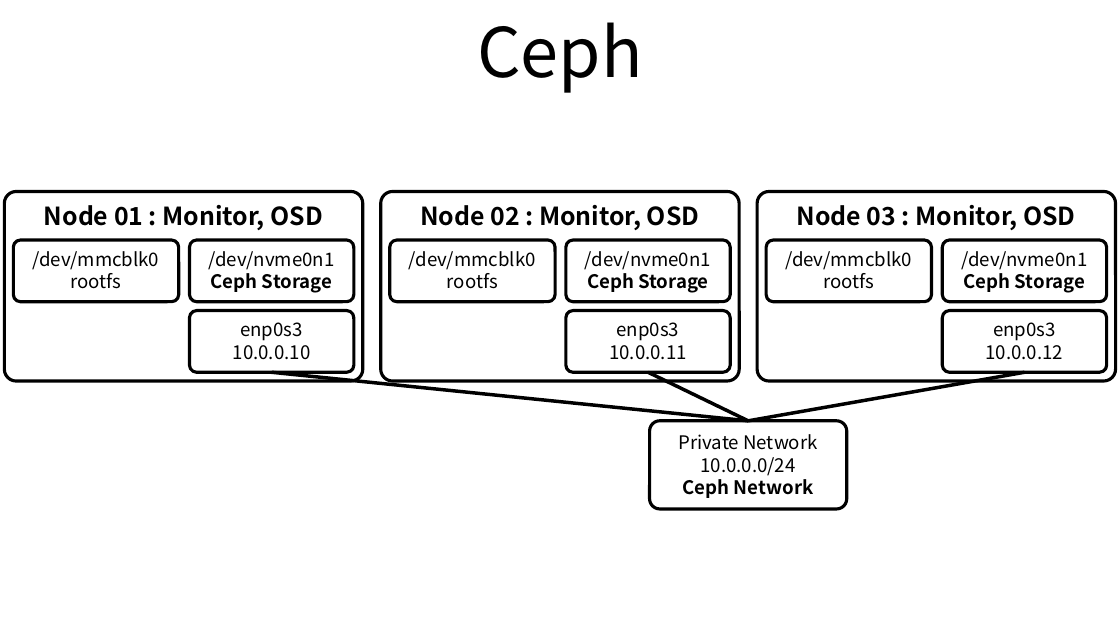
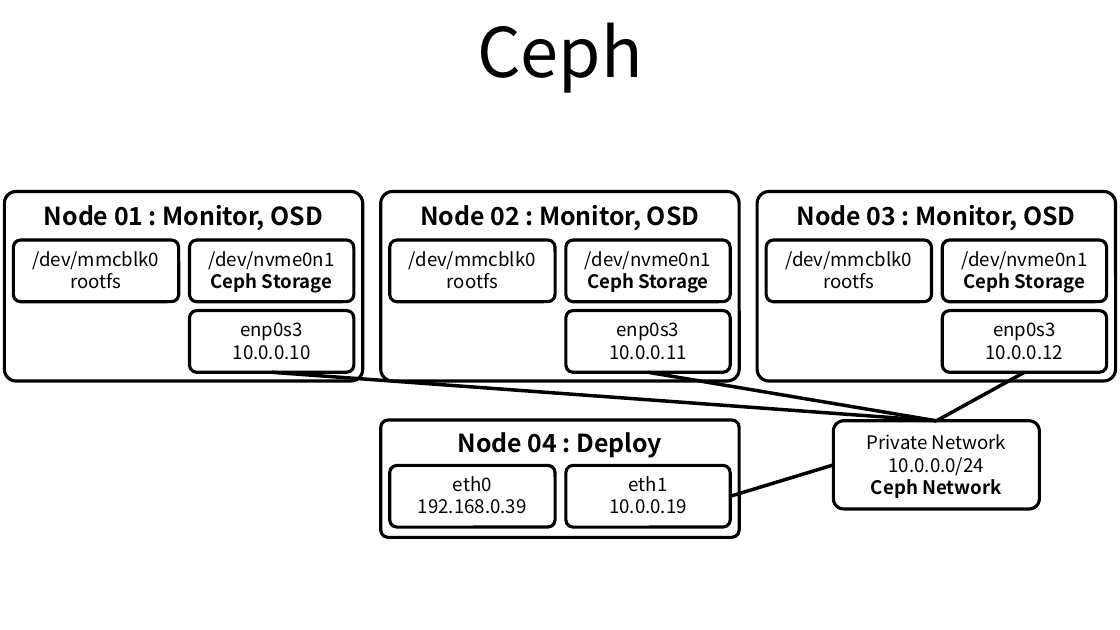
Before and after one commit to ssup2/blog-old, a slide deck: slide 2 of images/record/ODROID-H2_Cluster_Build/ODROID-H2_Cluster_Build.pptx. Drawn at 1120x630 pixels with LibreOffice and Linux fonts; fonts in the diff are those of the drawing. Boxes give left, top, right and bottom in pixels: in the first picture for what was removed or moved away, otherwise in the second. Text is boxed around its words. In the diff, an @@ line names an element or a change of style, - is before the commit and + after.

```diff
--- a/images/record/ODROID-H2_Cluster_Build/ODROID-H2_Cluster_Build.pptx
+++ b/images/record/ODROID-H2_Cluster_Build/ODROID-H2_Cluster_Build.pptx
@@ line moved from (272, 372) - (748, 421) to (272, 372) - (936, 421) @@
@@ line moved from (648, 372) - (748, 421) to (648, 372) - (936, 421) @@
@@ line moved from (1025, 372) - (748, 421) to (1025, 372) - (936, 421) @@
@@ rounded rectangle added at <box>381,420,739,538</box>, outline #000000 2 pt, 16 pt, text #000000, bold @@
+Node 04 : Deploy
@@ rounded rectangle "Private Network": place and size @@
-rounded rectangle "Private Network" at <box>650,421,847,510</box>
+rounded rectangle "Private Network" at <box>833,421,1039,510</box>
@@ rounded rectangle added at <box>390,466,556,528</box>, outline #000000 2 pt, 12 pt, text #000000 @@
+eth0
+192.168.0.39
@@ rounded rectangle added at <box>566,466,730,528</box>, outline #000000 2 pt, 12 pt, text #000000 @@
+eth1
+10.0.0.19
@@ line added from (730, 496) to (833, 465), #000000 2.25 pt @@
```
Also in this commit, not shown: 2 other slides changed, 3 slides removed, 16 other files.
